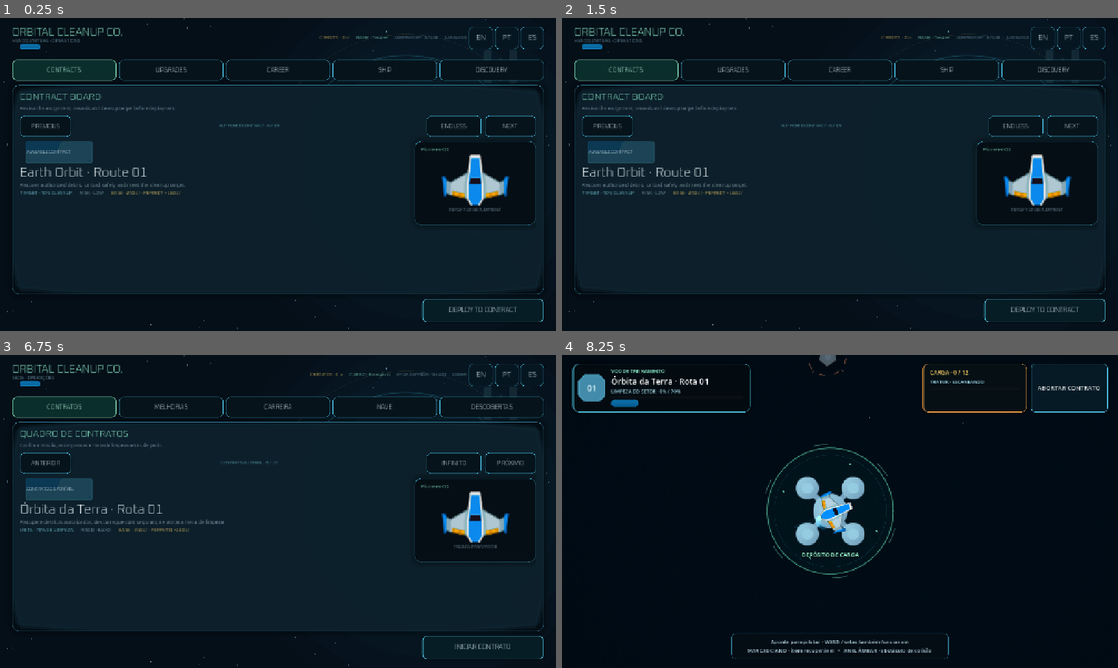
Above: before the commit, frames 1-4 (two rows, left to right).
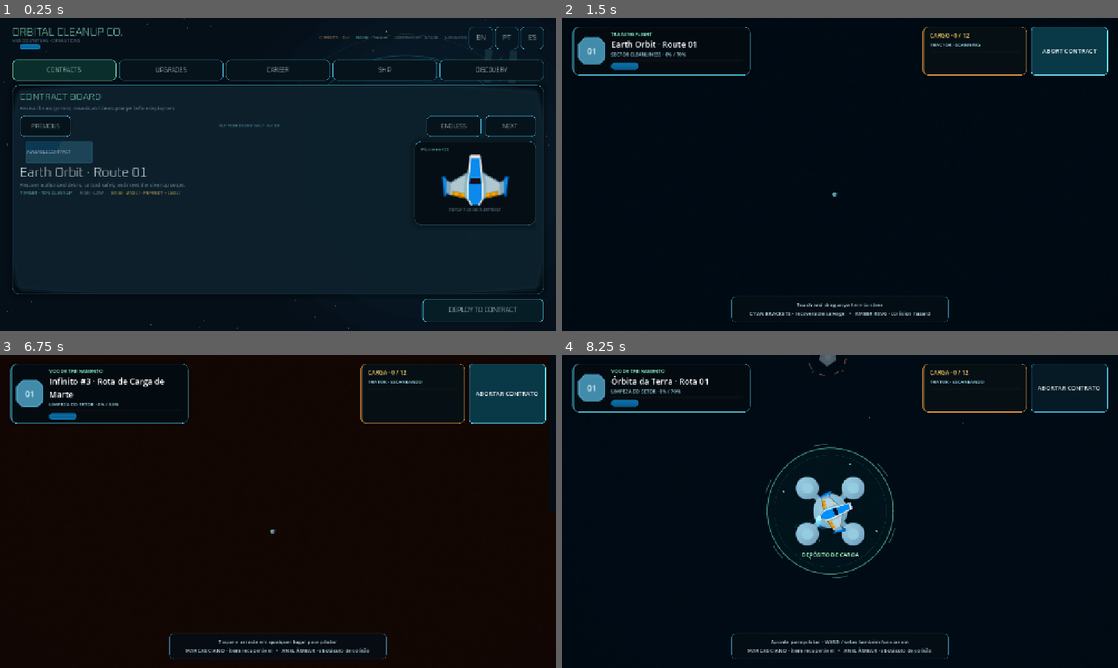
Above: after the commit, the same moments.

Repository: EwertonMendes/Orbital-Cleanup-Co.
Game: Godot game, scene res://src/core/app/app_root.tscn
The game is run twice, just before and just after one commit, with the same random seed, the same clock (stepped at 60 frames per second) and the same inputs.
Inputs (mouse positions are in pixels of both pictures, inside the frame that each line leads up to):
- Up to frame 1 (0.25 s): no input
- Up to frame 2 (1.5 s): click "DEPLOY TO CONTRACT" at 0.5 s; click "ABORT CONTRACT" at 1.25 s
- Up to frame 3 (6.75 s): click "ENDLESS" at 2 s; click "NEXT" at 2.75 s; click "NEXT" at 3.5 s; click "EN" at 4.25 s; click "PT" at 5 s; click "INICIAR CONTRATO" at 5.75 s; click "ABORTAR CONTRATO" at 6.5 s
- Up to frame 4 (8.25 s): click "INICIAR CONTRATO" at 7.25 s; tap Enter at 8 s; move the mouse to (962, 495) at 8.02 s; hold D (occ_move_right) from 8.03 s (still down); click (962, 495) at 8.17 s

The runs differ from the first frame. In frame 1, less than 0.1% of the frame differs, in the area x 0-99%, y 0-99%; in frame 2, 12%; in frame 3, 70%, in the area x 0-100%, y 0-100%; in frame 4, less than 0.1%.

Commit message:
feat: add screen transitions and living scene motion

Diff:
--- a/src/core/app/scene_router.gd
+++ b/src/core/app/scene_router.gd
@@ -3,7 +3,11 @@
 
 signal screen_changed(screen: Control)
 
+const ENTER_DURATION := 0.22
+const EXIT_DURATION := 0.16
+
 var _host: Control
+var _transition: Tween
 
 func configure(host: Control) -> void:
 	assert(host != null, "SceneRouter requires a valid Control host.")
@@ -13,9 +17,13 @@
 	assert(_host != null, "SceneRouter must be configured before showing screens.")
 	assert(scene != null, "SceneRouter requires a valid PackedScene.")
 
-	for child in _host.get_children():
-		_host.remove_child(child)
-		child.queue_free()
+	if _transition != null and _transition.is_valid():
+		_transition.kill()
+	_cleanup_stale_screens()
+
+	var previous: Control
+	if _host.get_child_count() > 0:
+		previous = _host.get_child(_host.get_child_count() - 1) as Control
 
 	var instance := scene.instantiate()
 	assert(instance is Control, "Routed screens must inherit Control.")
@@ -24,6 +32,41 @@
 	if screen.has_method("configure"):
 		screen.call("configure", context)
 
+	screen.modulate.a = 0.0
+	screen.position = Vector2(0.0, 8.0)
 	_host.add_child(screen)
 	screen_changed.emit(screen)
+
+	if previous == null:
+		_transition = create_tween()
+		_transition.set_parallel(true)
+		_transition.tween_property(screen, "modulate:a", 1.0, ENTER_DURATION).set_trans(Tween.TRANS_QUAD).set_ease(Tween.EASE_OUT)
+		_transition.tween_property(screen, "position", Vector2.ZERO, ENTER_DURATION).set_trans(Tween.TRANS_CUBIC).set_ease(Tween.EASE_OUT)
+		return screen
+
+	previous.mouse_filter = Control.MOUSE_FILTER_IGNORE
+	previous.process_mode = Node.PROCESS_MODE_DISABLED
+
+	_transition = create_tween()
+	_transition.set_parallel(true)
+	_transition.tween_property(screen, "modulate:a", 1.0, ENTER_DURATION).set_trans(Tween.TRANS_QUAD).set_ease(Tween.EASE_OUT)
+	_transition.tween_property(screen, "position", Vector2.ZERO, ENTER_DURATION).set_trans(Tween.TRANS_CUBIC).set_ease(Tween.EASE_OUT)
+	_transition.tween_property(previous, "modulate:a", 0.0, EXIT_DURATION).set_trans(Tween.TRANS_QUAD).set_ease(Tween.EASE_IN)
+	_transition.tween_property(previous, "position", Vector2(0.0, -6.0), EXIT_DURATION).set_trans(Tween.TRANS_QUAD).set_ease(Tween.EASE_IN)
+	_transition.chain().tween_callback(_retire_screen.bind(previous))
 	return screen
+
+func _retire_screen(screen: Control) -> void:
+	if not is_instance_valid(screen):
+		return
+	if screen.get_parent() == _host:
+		_host.remove_child(screen)
+	screen.queue_free()
+
+func _cleanup_stale_screens() -> void:
+	if _host == null or _host.get_child_count() <= 1:
+		return
+	for index in range(_host.get_child_count() - 1):
+		var stale := _host.get_child(index)
+		_host.remove_child(stale)
+		stale.queue_free()
--- a/src/game/ship/player_ship.tscn
+++ b/src/game/ship/player_ship.tscn
@@ -103,6 +103,27 @@
 texture_filter = 2
 texture = ExtResource("4")
 
+[node name="EngineParticles" type="CPUParticles2D" parent="FeedbackRoot/SteeringVisual"]
+unique_name_in_owner = true
+z_index = -2
+position = Vector2(0, 41)
+emitting = false
+amount = 16
+texture = ExtResource("5")
+lifetime = 0.34
+randomness = 0.35
+local_coords = false
+direction = Vector2(0, 1)
+spread = 16.0
+gravity = Vector2(0, 0)
+initial_velocity_min = 58.0
+initial_velocity_max = 128.0
+damping_min = 35.0
+damping_max = 72.0
+scale_amount_min = 0.045
+scale_amount_max = 0.10
+color = Color(0.33, 0.87, 1, 0.72)
+
 [node name="ShipSprite" type="Sprite2D" parent="FeedbackRoot/SteeringVisual"]
 unique_name_in_owner = true
 z_index = 2
--- a/src/game/ship/ship_visuals.gd
+++ b/src/game/ship/ship_visuals.gd
@@ -5,6 +5,7 @@
 @onready var ship_sprite: Sprite2D = %ShipSprite
 @onready var engine_glow: Sprite2D = %EngineGlow
 @onready var engine_trail: EngineTrail = %EngineTrail
+@onready var engine_particles: CPUParticles2D = %EngineParticles
 @onready var bump_particles: CPUParticles2D = %BumpParticles
 
 var _impact_tween: Tween
@@ -33,6 +34,7 @@
 	engine_trail.apply_style(trail)
 	var glow_color := Color.from_string(String(trail.get("glow_color", "#55DFFF")), Color(0.33, 0.87, 1.0, 1.0))
 	engine_glow.modulate = Color(glow_color.r, glow_color.g, glow_color.b, engine_glow.modulate.a)
+	engine_particles.color = Color(glow_color.r, glow_color.g, glow_color.b, 0.72)
 
 func update_motion(
 	speed_ratio: float,
@@ -51,6 +53,9 @@
 	engine_glow.modulate.a = lerpf(0.16, 0.76, engine_strength)
 	engine_glow.scale = Vector2(0.84 + engine_strength * 0.18, 0.78 + engine_strength * 0.42)
 	engine_trail.set_intensity(engine_strength)
+	engine_particles.emitting = engine_strength > 0.08
+	engine_particles.speed_scale = 0.72 + engine_strength * 0.85
+	engine_particles.modulate.a = lerpf(0.24, 0.88, engine_strength)
 
 func play_bump(intensity: float, normal: Vector2) -> void:
 	var strength := clampf(intensity, 0.0, 1.0)
--- a/src/ui/screens/operations/operations_backdrop.gd
+++ b/src/ui/screens/operations/operations_backdrop.gd
@@ -1,6 +1,8 @@
 extends Control
 
 var _stars: Array[Dictionary] = []
+var _phase := 0.0
+var _redraw_clock := 0.0
 
 func _ready() -> void:
 	mouse_filter = Control.MOUSE_FILTER_IGNORE
@@ -15,6 +17,13 @@
 		})
 	queue_redraw()
 
+func _process(delta: float) -> void:
+	_phase = fmod(_phase + delta, TAU * 100.0)
+	_redraw_clock += delta
+	if _redraw_clock >= 1.0 / 30.0:
+		_redraw_clock = 0.0
+		queue_redraw()
+
 func _notification(what: int) -> void:
 	if what == NOTIFICATION_RESIZED:
 		queue_redraw()
@@ -25,22 +34,27 @@
 	draw_rect(Rect2(Vector2.ZERO, viewport_size), Color(0.02, 0.075, 0.12, 0.48))
 
 	var glow_center := Vector2(viewport_size.x * 0.77, viewport_size.y * 0.47)
+	glow_center += Vector2(cos(_phase * 0.10), sin(_phase * 0.08)) * 12.0
 	var glow_base := minf(viewport_size.x, viewport_size.y)
 	for index in range(7, 0, -1):
 		var radius := glow_base * (0.12 + float(index) * 0.075)
 		var alpha := 0.008 + float(8 - index) * 0.004
 		draw_circle(glow_center, radius, Color(0.16, 0.62, 0.78, alpha))
 
-	for star in _stars:
+	for index in range(_stars.size()):
+		var star := _stars[index]
 		var pos: Vector2 = star["uv"] * viewport_size
-		var color := Color(1.0, 0.82, 0.54, float(star["alpha"])) if bool(star["warm"]) else Color(0.66, 0.9, 1.0, float(star["alpha"]))
+		var twinkle := 0.74 + sin(_phase * (0.42 + float(index % 7) * 0.06) + float(index) * 0.37) * 0.26
+		var alpha := float(star["alpha"]) * twinkle
+		var color := Color(1.0, 0.82, 0.54, alpha) if bool(star["warm"]) else Color(0.66, 0.9, 1.0, alpha)
 		draw_circle(pos, float(star["radius"]), color)
 
 	var orbit_center := Vector2(viewport_size.x * 0.73, viewport_size.y * 0.50)
 	var radius: float = min(viewport_size.x, viewport_size.y) * 0.38
-	draw_arc(orbit_center, radius, deg_to_rad(188.0), deg_to_rad(350.0), 110, Color(0.24, 0.69, 0.82, 0.22), 2.2, true)
-	draw_arc(orbit_center, radius * 0.74, deg_to_rad(8.0), deg_to_rad(170.0), 96, Color(0.56, 0.95, 0.81, 0.13), 1.2, true)
-	draw_arc(orbit_center, radius * 1.18, deg_to_rad(218.0), deg_to_rad(314.0), 72, Color(1.0, 0.82, 0.4, 0.08), 1.0, true)
+	var orbit_phase := _phase * 0.035
+	draw_arc(orbit_center, radius, deg_to_rad(188.0) + orbit_phase, deg_to_rad(350.0) + orbit_phase, 110, Color(0.24, 0.69, 0.82, 0.22), 2.2, true)
+	draw_arc(orbit_center, radius * 0.74, deg_to_rad(8.0) - orbit_phase * 1.3, deg_to_rad(170.0) - orbit_phase * 1.3, 96, Color(0.56, 0.95, 0.81, 0.13), 1.2, true)
+	draw_arc(orbit_center, radius * 1.18, deg_to_rad(218.0) + orbit_phase * 0.7, deg_to_rad(314.0) + orbit_phase * 0.7, 72, Color(1.0, 0.82, 0.4, 0.08), 1.0, true)
 
 	var horizon_y := viewport_size.y * 0.82
 	draw_line(Vector2(viewport_size.x * 0.06, horizon_y), Vector2(viewport_size.x * 0.94, horizon_y), Color(0.26, 0.72, 0.86, 0.07), 1.0, true)
--- a/src/ui/screens/operations/operations_screen.tscn
+++ b/src/ui/screens/operations/operations_screen.tscn
@@ -11,6 +11,7 @@
 [ext_resource type="Texture2D" path="res://assets/third_party/kenney_ui_sci_fi/ui/button_header_blade.png" id="9"]
 [ext_resource type="Texture2D" path="res://assets/third_party/kenney_ui_sci_fi/ui/bar_round_gloss_large.png" id="10"]
 [ext_resource type="Shader" path="res://src/game/customization/ship_paint.gdshader" id="11"]
+[ext_resource type="Script" path="res://src/ui/screens/operations/operations_scenery_motion.gd" id="12"]
 
 [sub_resource type="ShaderMaterial" id="ShipPaintPreviewMaterial"]
 resource_local_to_scene = true
@@ -46,6 +47,7 @@
 grow_horizontal = 2
 grow_vertical = 2
 mouse_filter = 2
+script = ExtResource("12")
 
 [node name="Station" type="TextureRect" parent="Scenery"]
 modulate = Color(0.55, 0.82, 0.95, 0.085)
Not shown: 1 places in src/ui/screens/operations/operations_screen.tscn that only renumber resources
